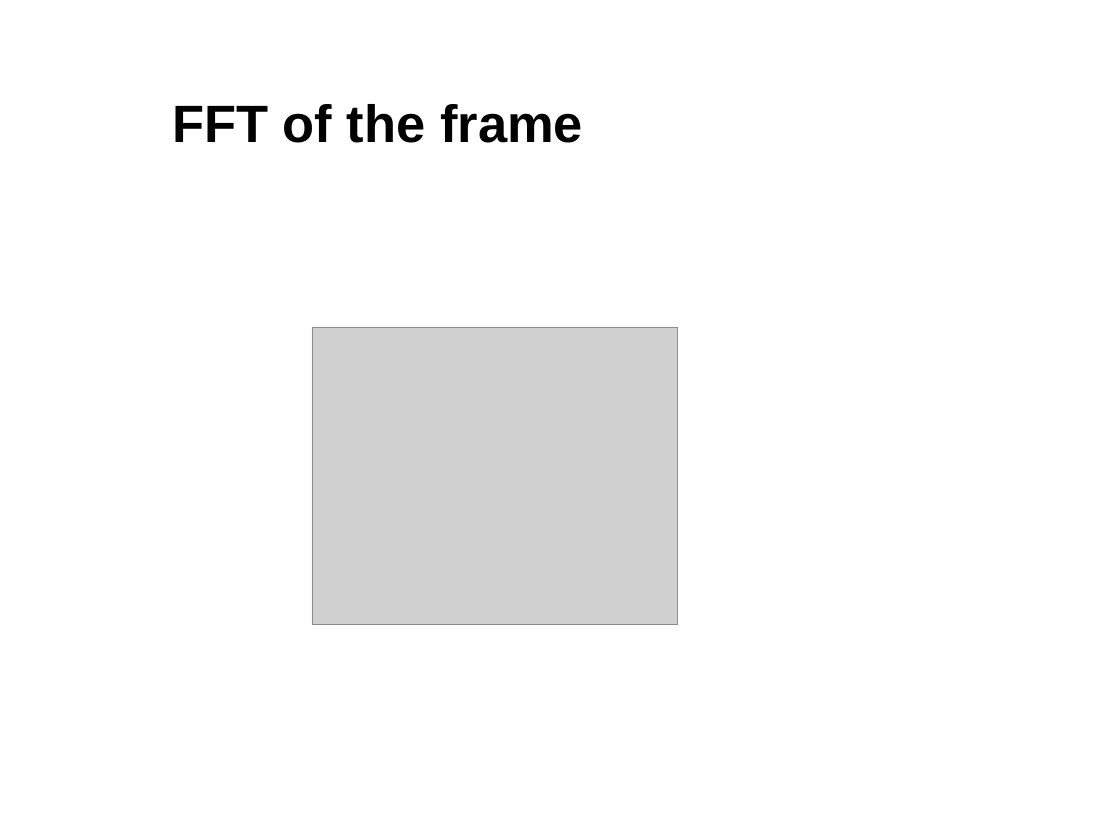
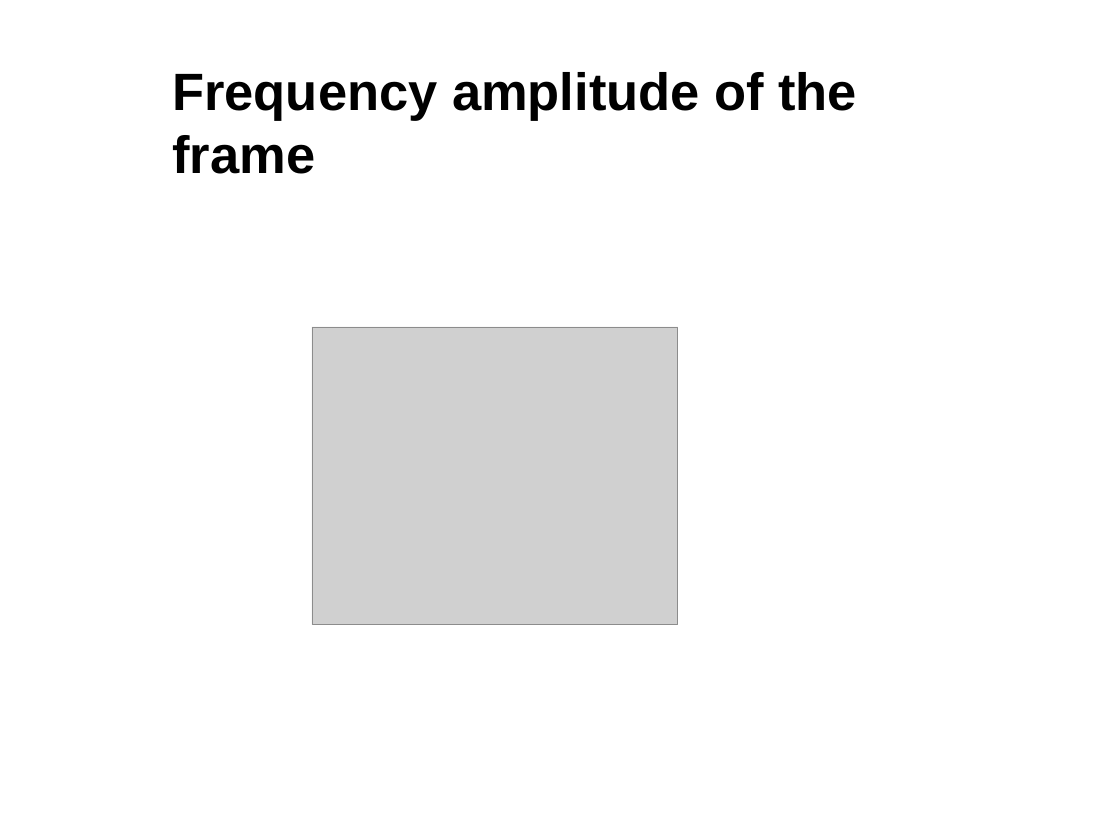
Before and after one commit to ada/case-based-reasoning, a slide deck: slide 9 of report/presentation.pptx. Drawn at 1120x840 pixels with LibreOffice and Linux fonts; fonts in the diff are those of the drawing; grey boxes stand for pictures; background and template pictures are left out. Boxes give left, top, right and bottom in pixels: in the first picture for what was removed or moved away, otherwise in the second. Text is boxed around its words. In the diff, an @@ line names an element or a change of style, - is before the commit and + after.

```diff
--- a/report/presentation.pptx
+++ b/report/presentation.pptx
@@ title at bbox=[172, 72, 857, 174]: text changed @@
-FFT of the frame
+Frequency amplitude of the frame
```
Also in this commit, not shown: 2 other slides changed, 1 slide removed.
